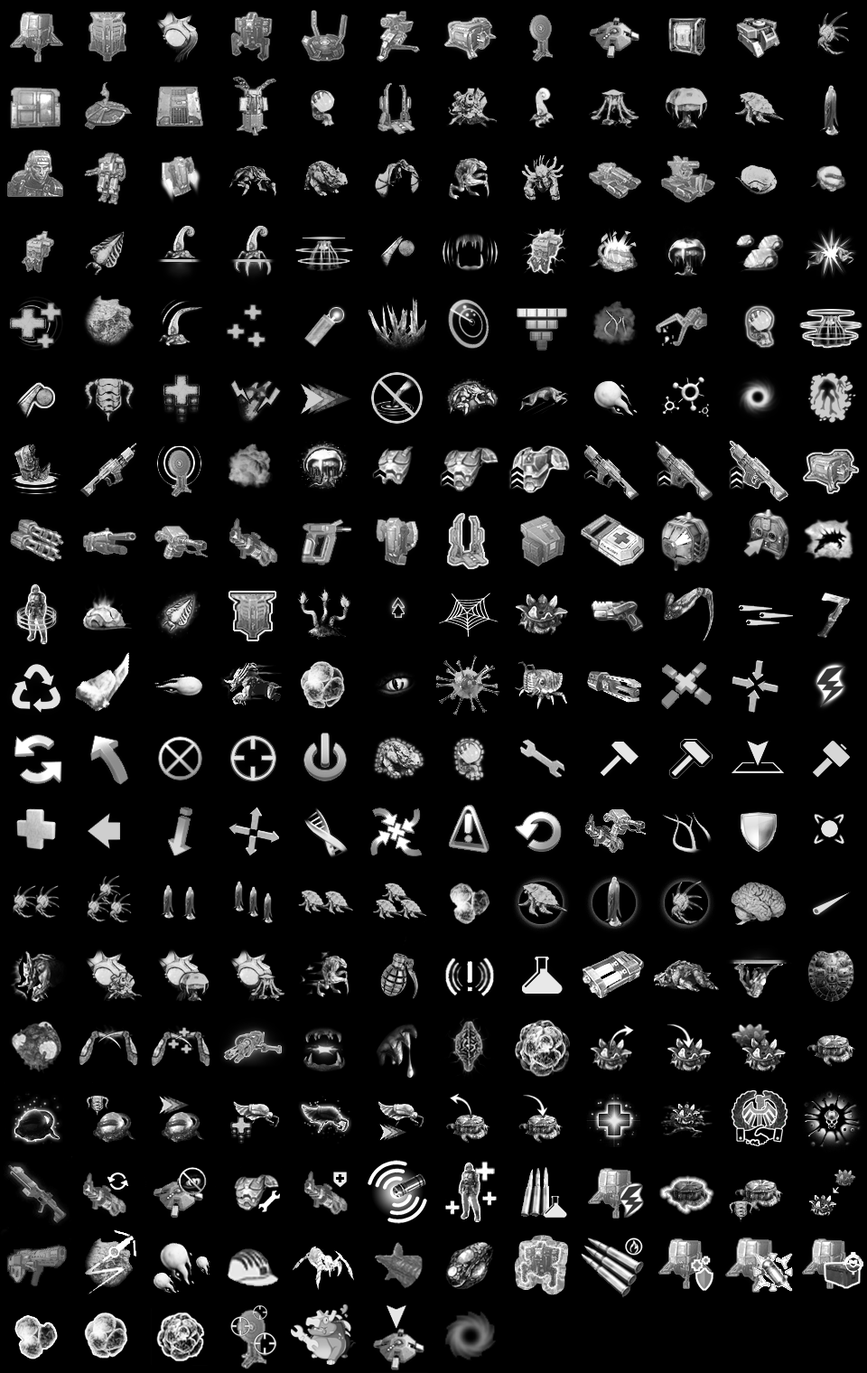
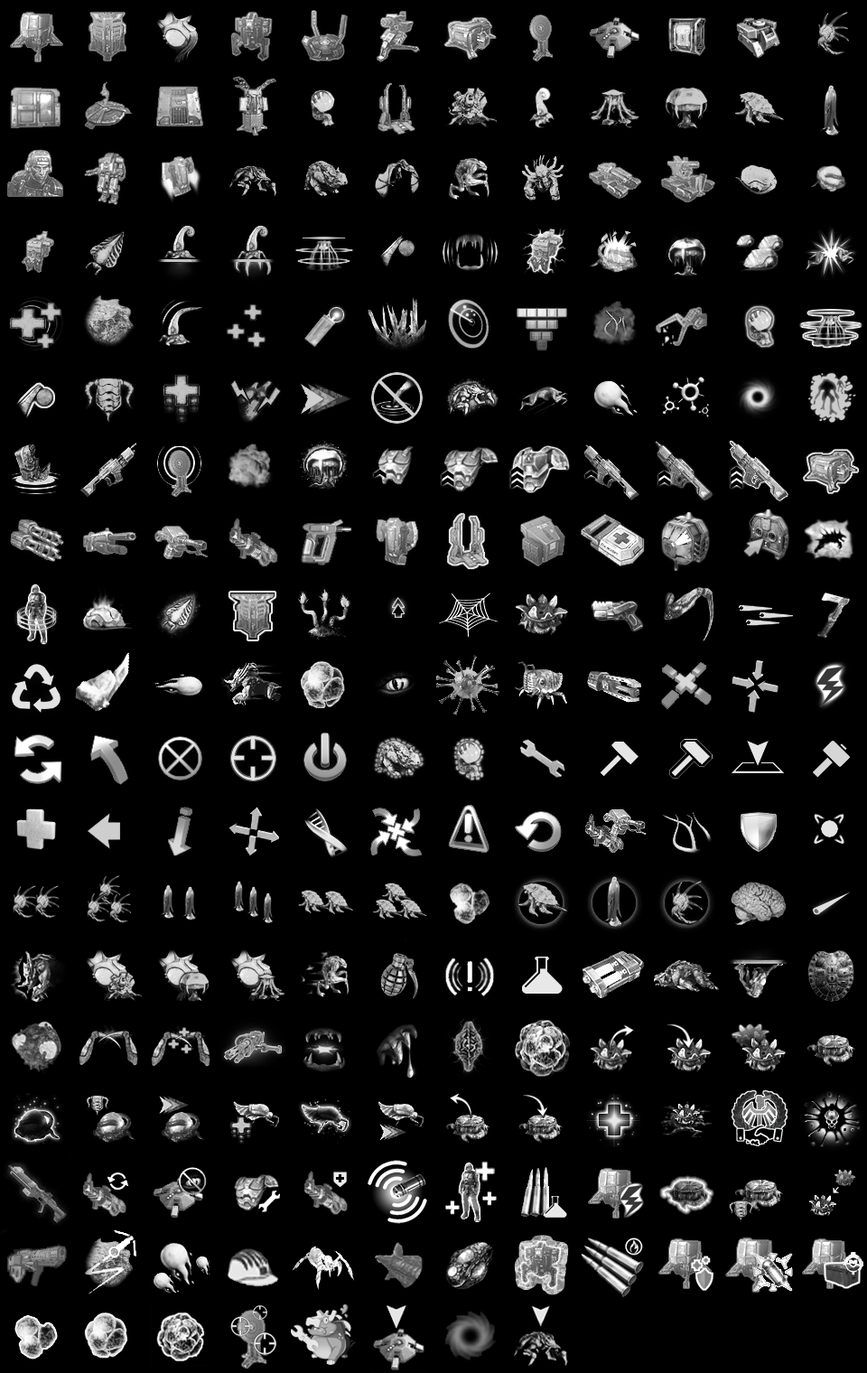
Two versions of the same layered image (867px x 1373px). Layer-by-layer changes:
painted on "图层 0" over 514, 1305, 569, 1368
